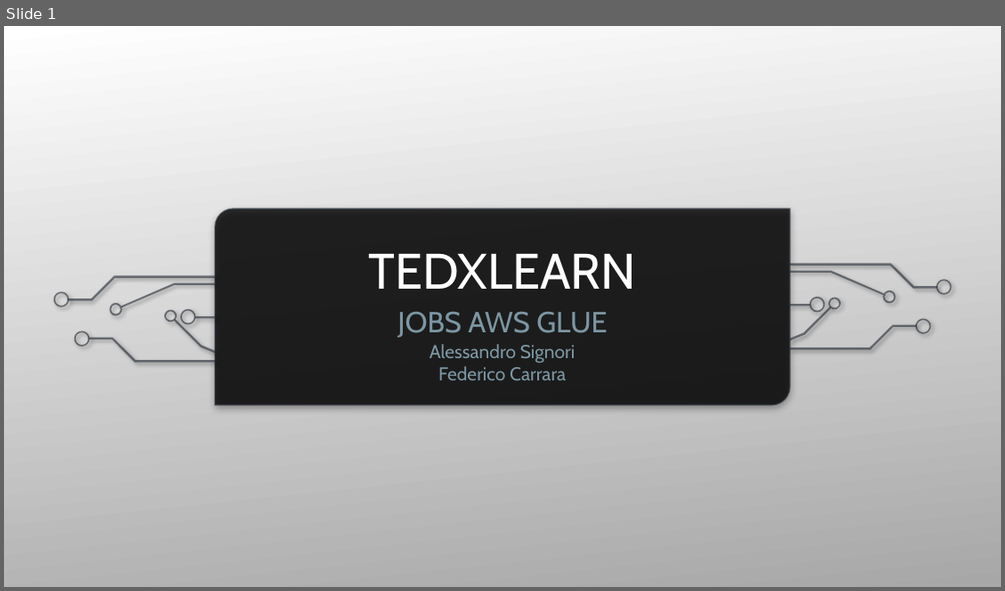
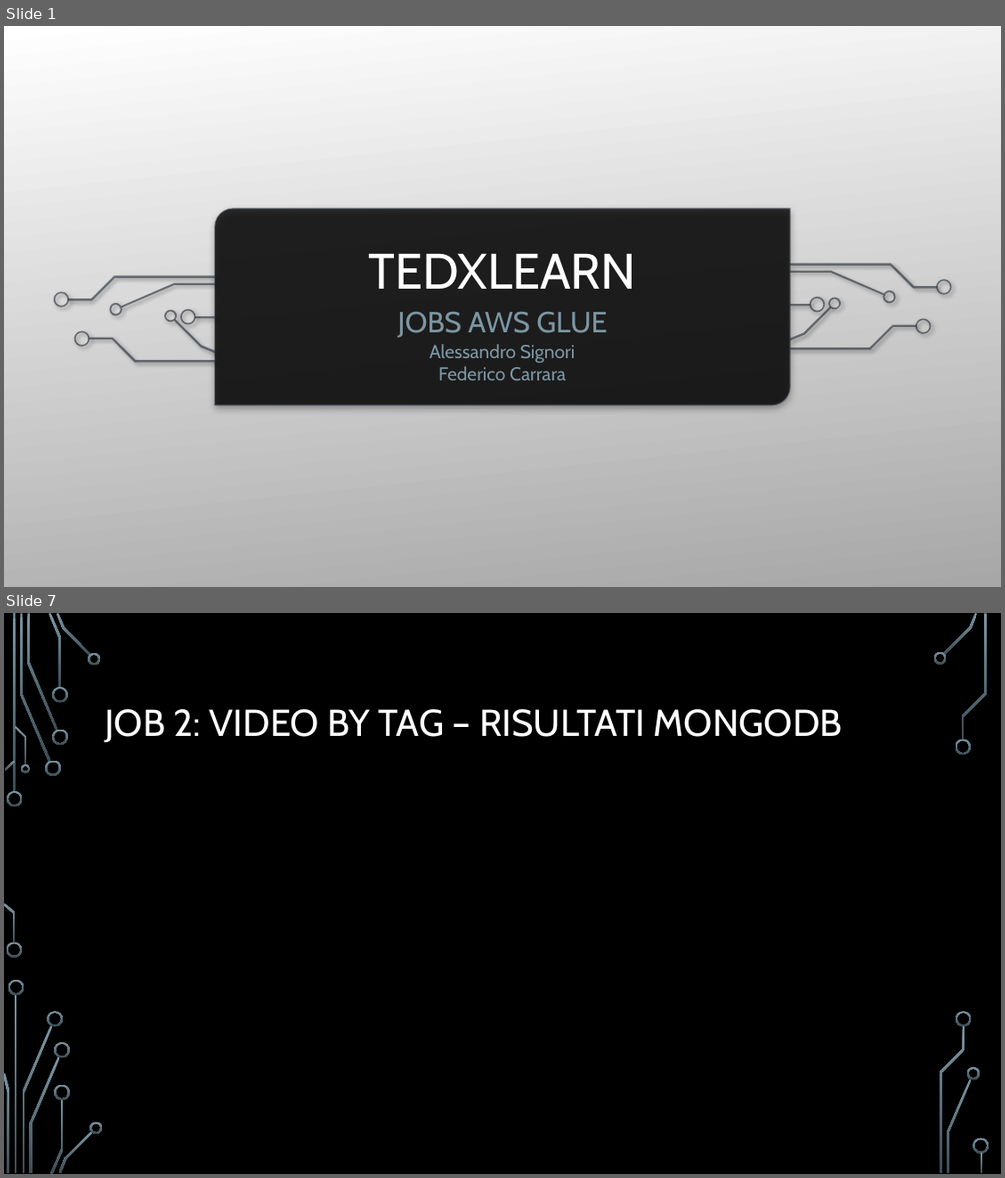
Before and after one commit to carraraFederico/TEDxLearn_ProgettoCloudMobile_2024, a slide deck: Presentazioni/TEDxLearn_part2.pptx. Shown one above the other, each under a label of ours: slide 1 before the commit, slides 1 and 7 after it; the slides between them are not shown. The pictures are 1005x591 and 1005x1178 pixels, drawn with LibreOffice and Linux fonts; fonts in the diff are those of the drawing; background and template pictures are left out. Boxes give left, top, right and bottom in pixels: in the first picture for what was removed or moved away, otherwise in the second. Text is boxed around its words. In the diff, an @@ line names an element or a change of style, - is before the commit and + after.

```diff
--- a/Presentazioni/TEDxLearn_part2.pptx
+++ b/Presentazioni/TEDxLearn_part2.pptx
@@ slide 7 added at (4, 613, 1001, 1174), background picture (left out) @@
@@ title added at (105, 709, 842, 743), 36 pt, text #FFFFFF @@
+JOB 2: VIDEO BY TAG – RISULTATI MONGODB
@@ group added at (4, 613, 989, 1174): 33 freeform shapes, 3 rectangles @@
```
Also in this commit, not shown: 6 other slides added, 1 slide removed.
